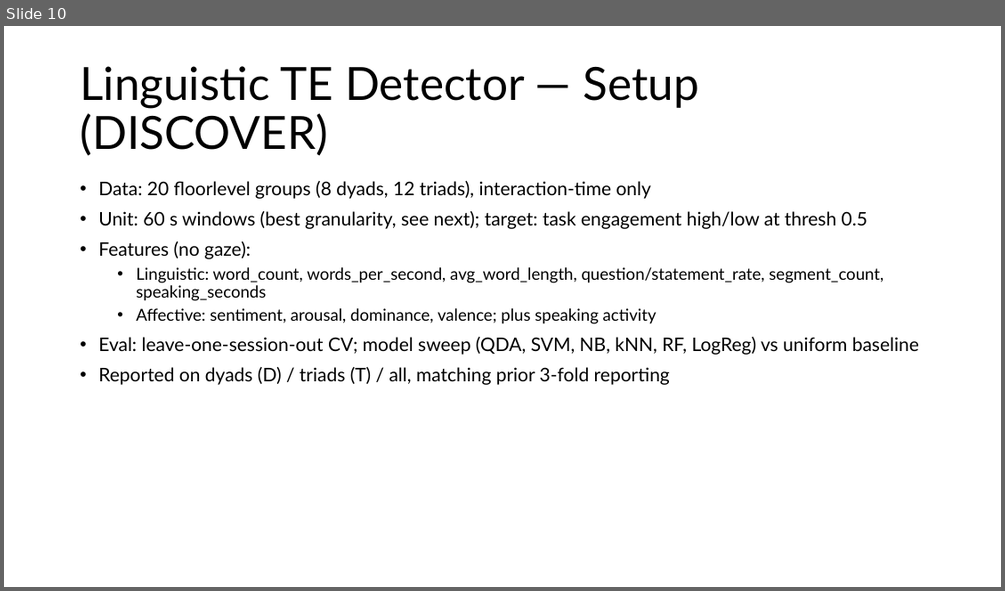
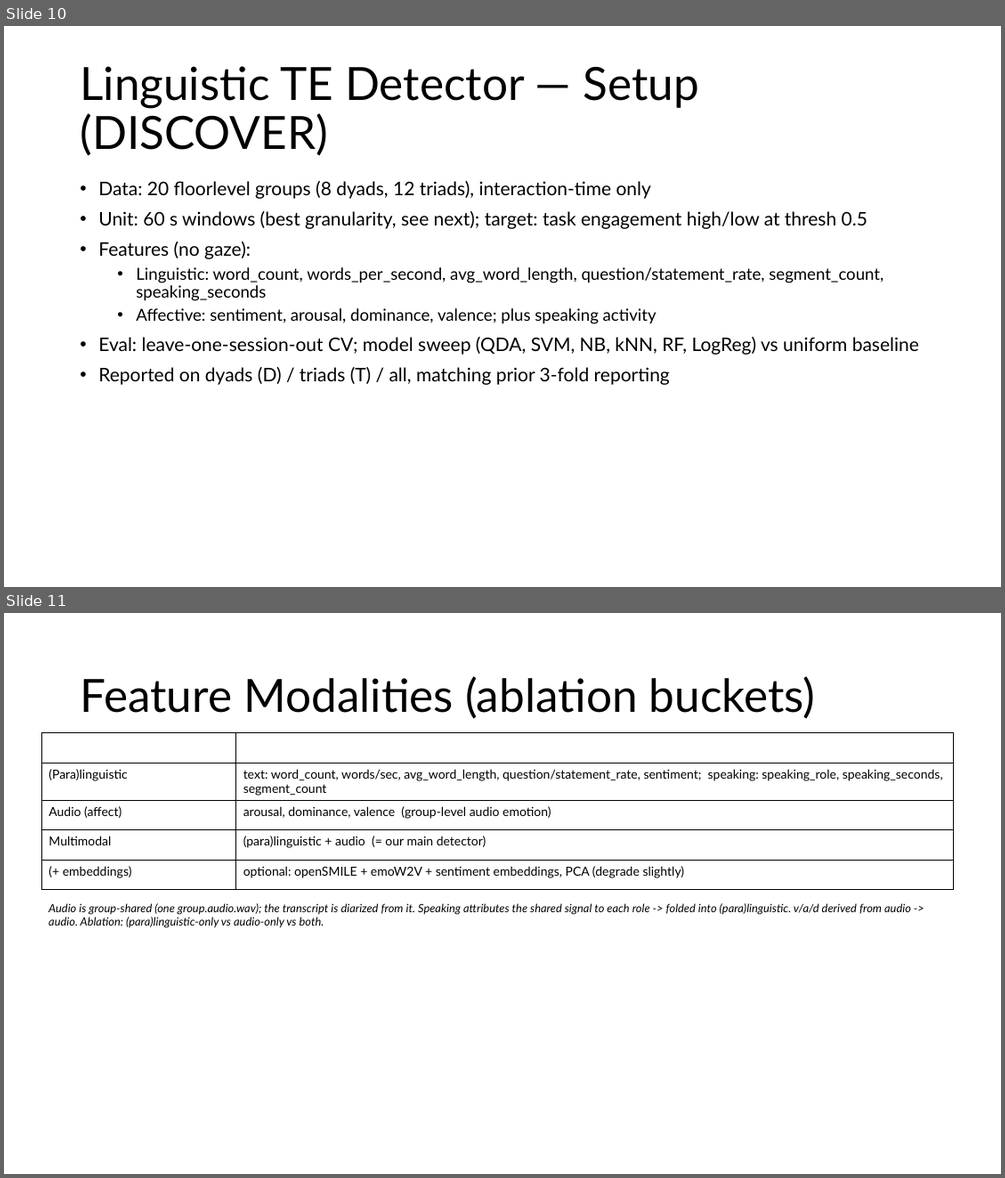
Before and after one commit to carlotes247/vilearn_ml, a slide deck: discover/2026_March_ViLearn_Planning.pptx. Shown one above the other, each under a label of ours: slide 10 before the commit, slides 10 and 11 after it. The pictures are 1005x591 and 1005x1178 pixels, drawn with LibreOffice and Linux fonts; fonts in the diff are those of the drawing. Boxes give left, top, right and bottom in pixels: in the first picture for what was removed or moved away, otherwise in the second. Text is boxed around its words. In the diff, an @@ line names an element or a change of style, - is before the commit and + after.

Commit message:
discover: modality ablation (linguistic vs audio vs multimodal) + slides
Add feature_modality selector to _prepare_xy (multimodal / paralinguistic / audio)
and run all three through the classifier panel (D/T/All, both targets, segment +
60s window). paralinguistic = transcript text + speaking/turn-taking; audio =
group affect v/a/d; multimodal = both. Panel outputs gain a feature_modality column.

Finding: DOUBLE DISSOCIATION. Group task engagement is carried by audio affect
(audio-only ~= multimodal; text adds nothing); individual engagement by
(para)linguistic (paralinguistic-only >= multimodal; audio collapses to baseline).
No multimodal synergy. Answers slide-9 linguistic-only + multimodal RQs.

Refresh comparison_summary.md (ablation table + RQ answers). Slides: add Feature
Modalities + Modality Ablation slides, rewrite RQ slide with concrete answers.
Save presentation_scripts 04/05.

```diff
--- a/discover/2026_March_ViLearn_Planning.pptx
+++ b/discover/2026_March_ViLearn_Planning.pptx
@@ slide 11 added at box(4, 613, 1001, 1174), background #FFFFFF @@
@@ title added at box(80, 676, 816, 719), 44 pt, text #000000 @@
+Feature Modalities (ablation buckets)
@@ table added at box(41, 732, 954, 882), 5 rows, 2 columns @@
+Modality | Features
+(Para)linguistic | text: word_count, words/sec, avg_word_length, question/statement_rate, sentiment; speaking: speaking_role, speaking_seconds, segment_count
+Audio (affect) | arousal, dominance, valence (group-level audio emotion)
+Multimodal | (para)linguistic + audio (= our main detector)
+(+ embeddings) | optional: openSMILE + emoW2V + sentiment embeddings, PCA (degrade slightly)
@@ text added at box(48, 903, 911, 928), 11 pt, text #000000, italic @@
+Audio is group-shared (one group.audio.wav); the transcript is diarized from it. Speaking attributes the shared signal to each role -> folded into (para)linguistic. v/a/d derived from audio -> audio. Ablation: (para)linguistic-only vs audio-only vs both.
```
Also in this commit, not shown: 1 slide changed, 1 other slide added, 9 other files.
